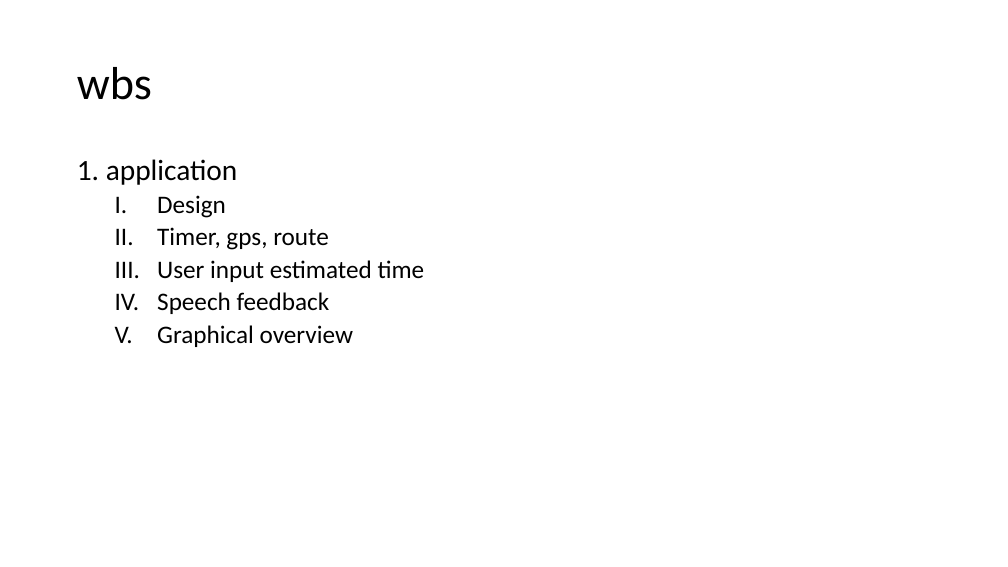
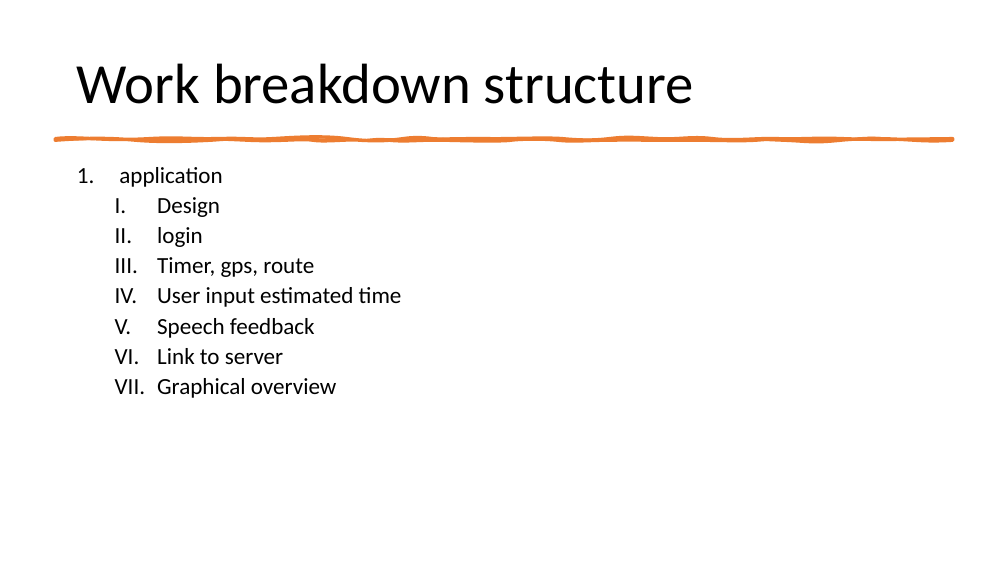
Before and after one commit to nielsver/practice-enterprise, a slide deck: slide 3 of Presentation project.pptx. Drawn at 1008x567 pixels with LibreOffice and Linux fonts; fonts in the diff are those of the drawing. Boxes give left, top, right and bottom in pixels: in the first picture for what was removed or moved away, otherwise in the second. Text is boxed around its words. In the diff, an @@ line names an element or a change of style, - is before the commit and + after.

Commit message:
wbs no date time
wbs no date time

```diff
--- a/Presentation project.pptx
+++ b/Presentation project.pptx
@@ title at [77, 63, 694, 104]: text changed; size 44 to 54 pt @@
-wbs
+Work breakdown structure
@@ freeform shape added at [55, 138, 953, 140], fill #ED7D31, outline #ED7D31 3.25 pt @@
@@ text "application": place and size @@
-text "application" at [77, 159, 425, 347]
+text "application" at [119, 167, 402, 398]
@@ text at [119, 167, 222, 187]: text changed; size 28 to 22 pt @@
-1. application
+1. application
@@ text at [157, 197, 402, 398]: size 24 to 22 pt in "Design", "Timer, gps, route", "User input estimated time", "Speech feedback" and 1 more places @@
@@ text at [157, 227, 203, 247]: paragraph added @@
+  II. login
@@ text at [157, 348, 283, 364]: paragraph added @@
+  VI. Link to server
```
Also in this commit, not shown: 1 other slide changed, 1 slide added.
